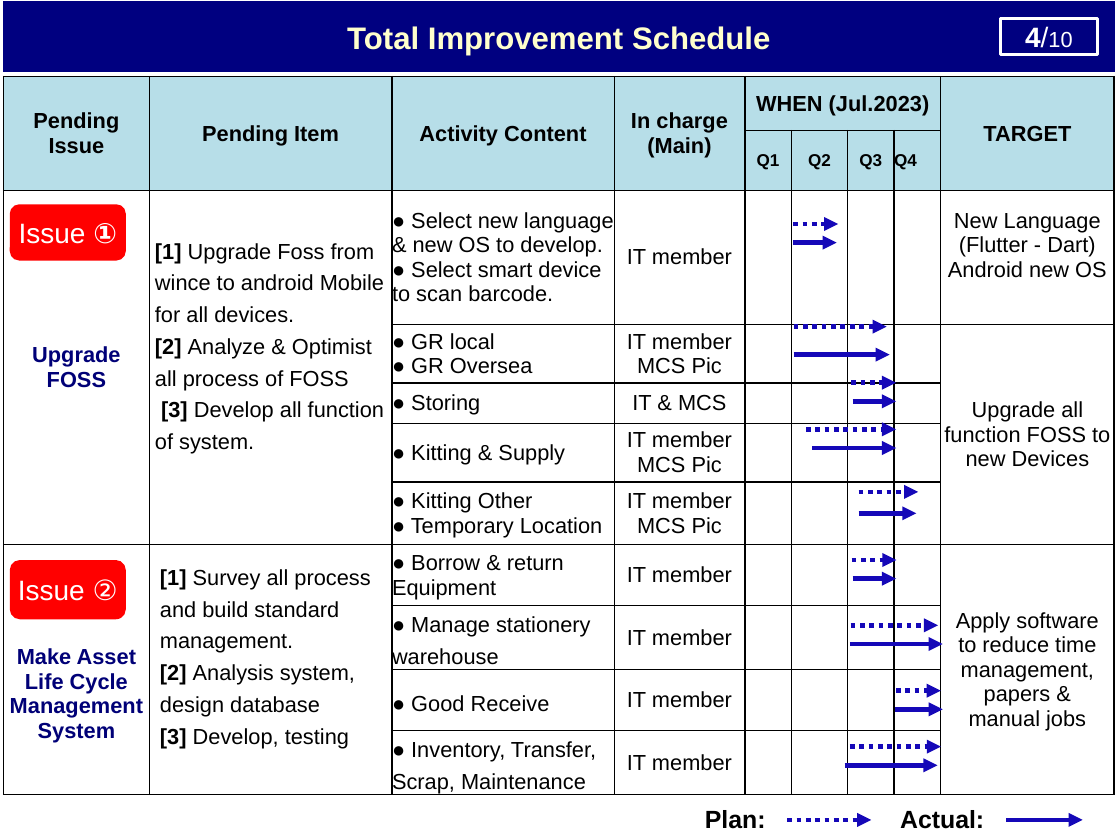
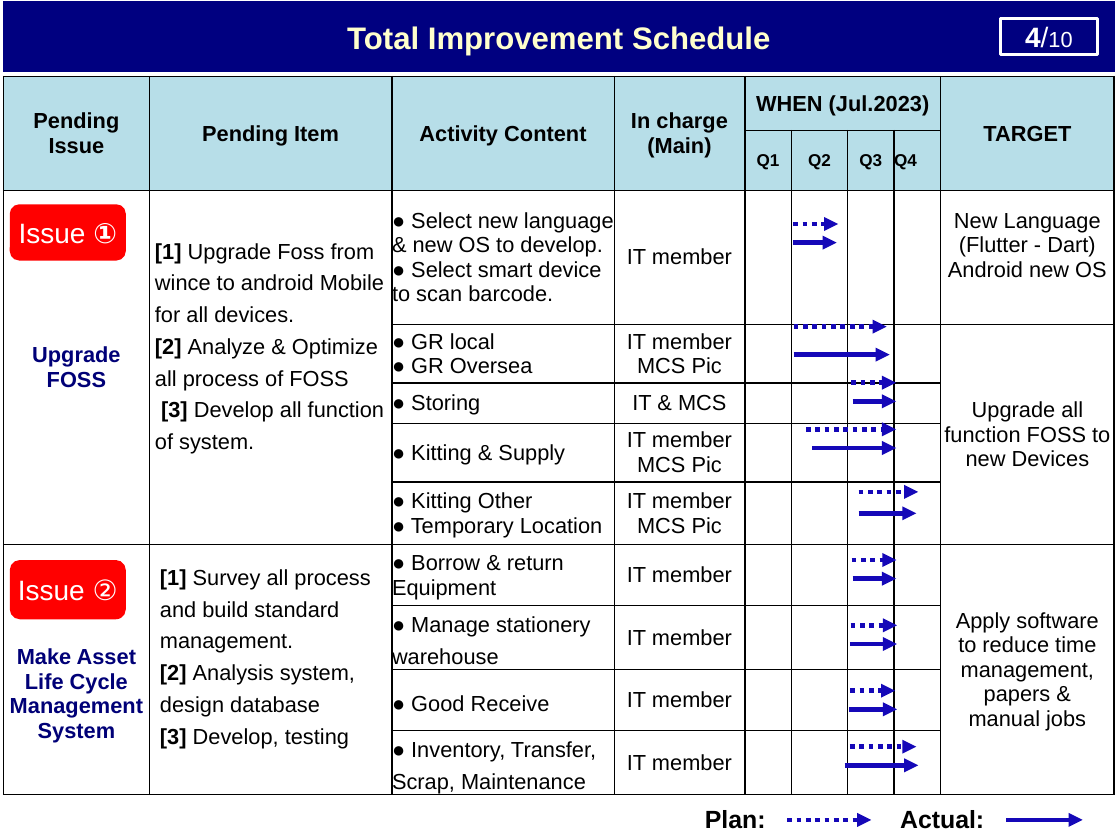
Before and after one commit to thietbicongnghevietnam/ReportPSNV, a slide deck: slide 5 of Report_test.pptx. Drawn at 1120x840 pixels with LibreOffice and Linux fonts; fonts in the diff are those of the drawing. Boxes give left, top, right and bottom in pixels: in the first picture for what was removed or moved away, otherwise in the second. Text is boxed around its words. In the diff, an @@ line names an element or a change of style, - is before the commit and + after.

```diff
--- a/Report_test.pptx
+++ b/Report_test.pptx
@@ table at (3,76,1116,798) @@
-row 3, column 2: [1] Upgrade Foss from wince to android Mobile for all devices. / [2] Analyze & Optimist all process of FOSS / [3] Develop all function of system.
+row 3, column 2: [1] Upgrade Foss from wince to android Mobile for all devices. / [2] Analyze & Optimize all process of FOSS / [3] Develop all function of system.
@@ arrow moved from (851, 625) - (937, 625) to (851, 625) - (897, 625) @@
@@ arrow moved from (850, 644) - (943, 644) to (850, 644) - (897, 644) @@
@@ arrow moved from (895, 709) - (943, 709) to (849, 709) - (897, 709) @@
@@ arrow moved from (896, 691) - (941, 691) to (850, 691) - (895, 691) @@
@@ arrow moved from (850, 747) - (941, 747) to (850, 747) - (916, 747) @@
@@ arrow moved from (844, 765) - (937, 765) to (844, 765) - (918, 765) @@
```
Also in this commit, not shown: 7 other slides changed, 3 other files.
